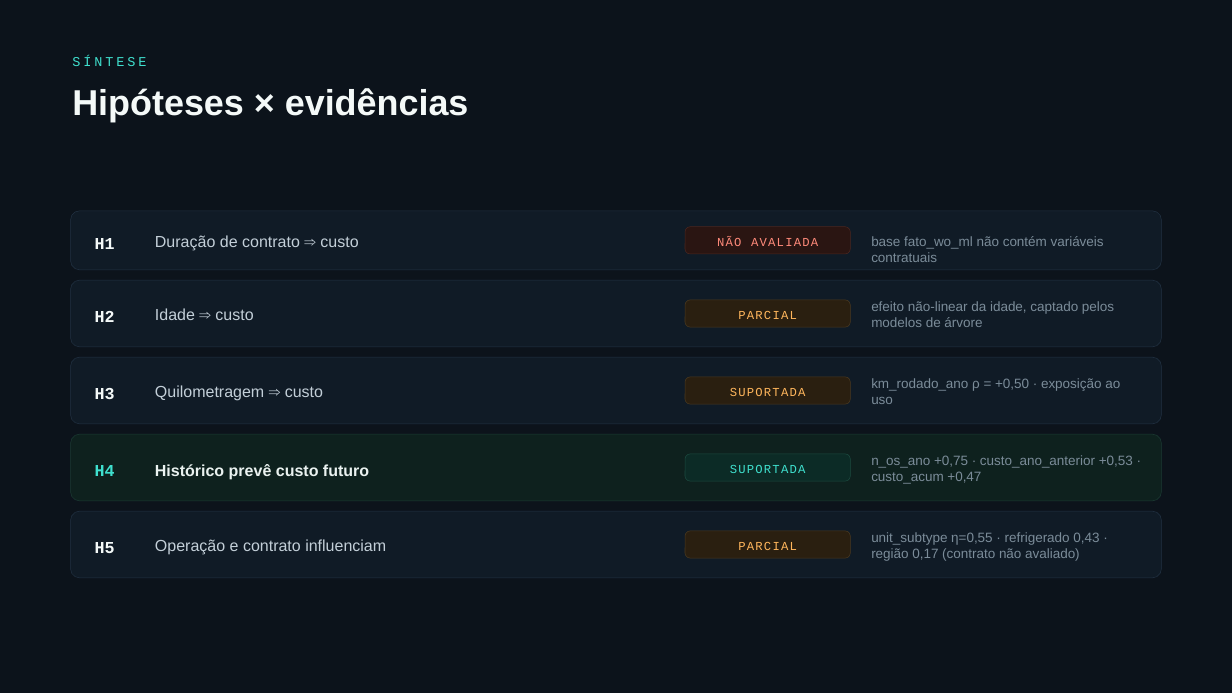
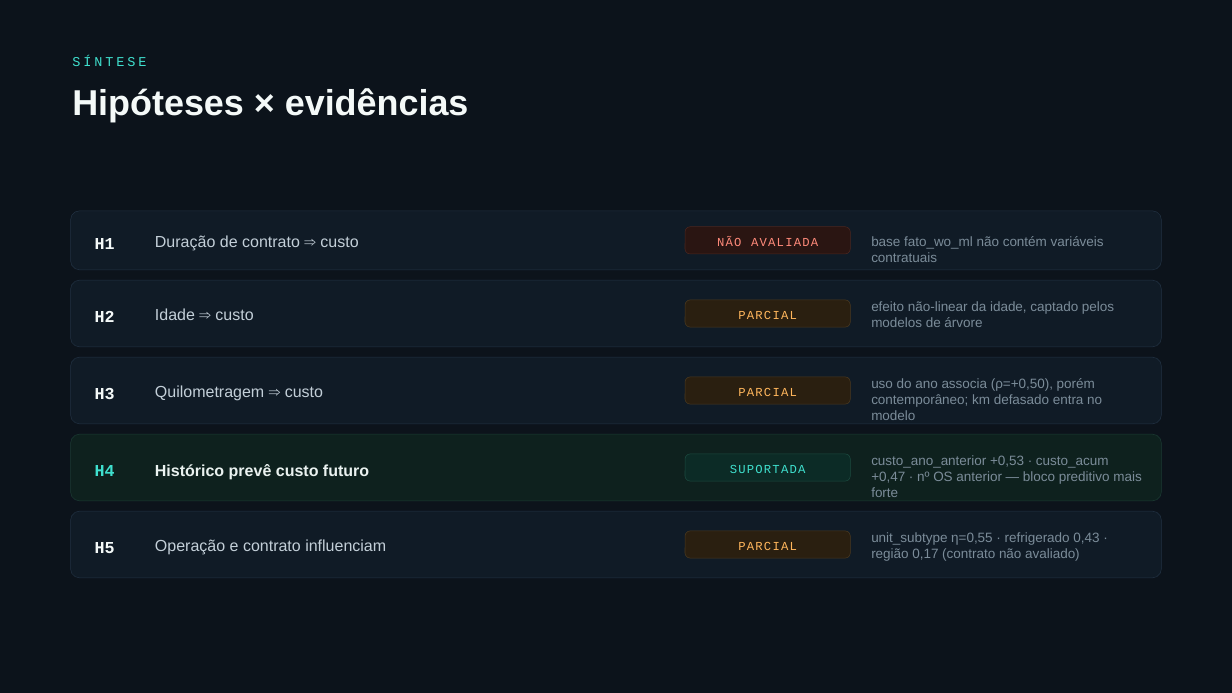
Before and after one commit to giovanicani/quatro_norte, a slide deck: slide 51 of nova_versao_jeison/apresentacao/Apresentacao_QuatroNorte_anual.pptx. Drawn at 1232x693 pixels with LibreOffice and Linux fonts; fonts in the diff are those of the drawing. Boxes give left, top, right and bottom in pixels: in the first picture for what was removed or moved away, otherwise in the second. Text is boxed around its words. In the diff, an @@ line names an element or a change of style, - is before the commit and + after.

```diff
--- a/nova_versao_jeison/apresentacao/Apresentacao_QuatroNorte_anual.pptx
+++ b/nova_versao_jeison/apresentacao/Apresentacao_QuatroNorte_anual.pptx
@@ text at [738, 388, 796, 396]: text changed @@
-SUPORTADA
+PARCIAL
@@ text at [871, 378, 1102, 420]: text changed @@
-km_rodado_ano ρ = +0,50 · exposição ao uso
+uso do ano associa (ρ=+0,50), porém contemporâneo; km defasado entra no modelo
@@ text at [871, 455, 1141, 497]: text changed @@
-n_os_ano +0,75 · custo_ano_anterior +0,53 · custo_acum +0,47
+custo_ano_anterior +0,53 · custo_acum +0,47 · nº OS anterior — bloco preditivo mais forte
```
Also in this commit, not shown: 5 other slides changed, 10 other files.
